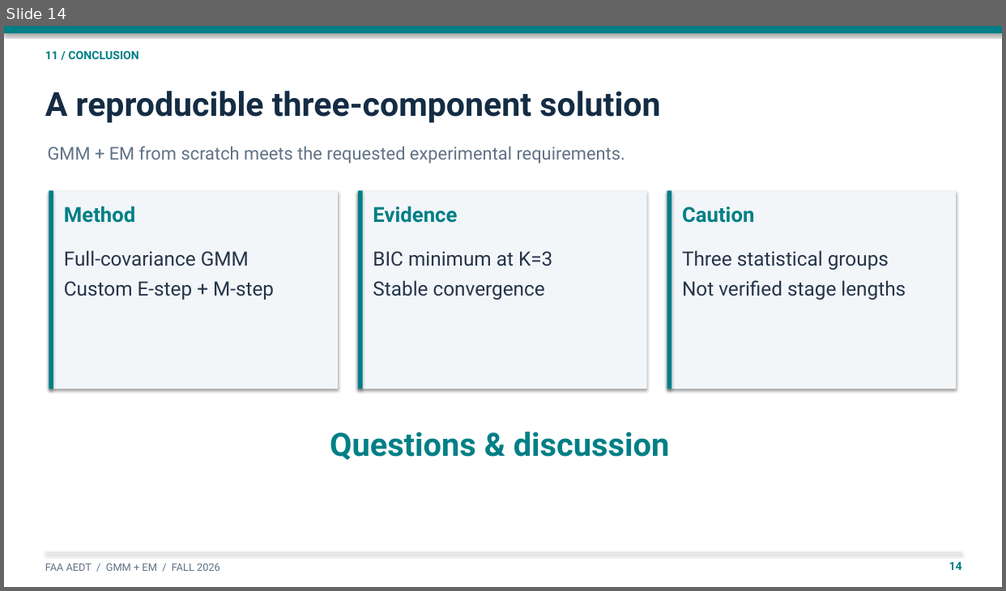
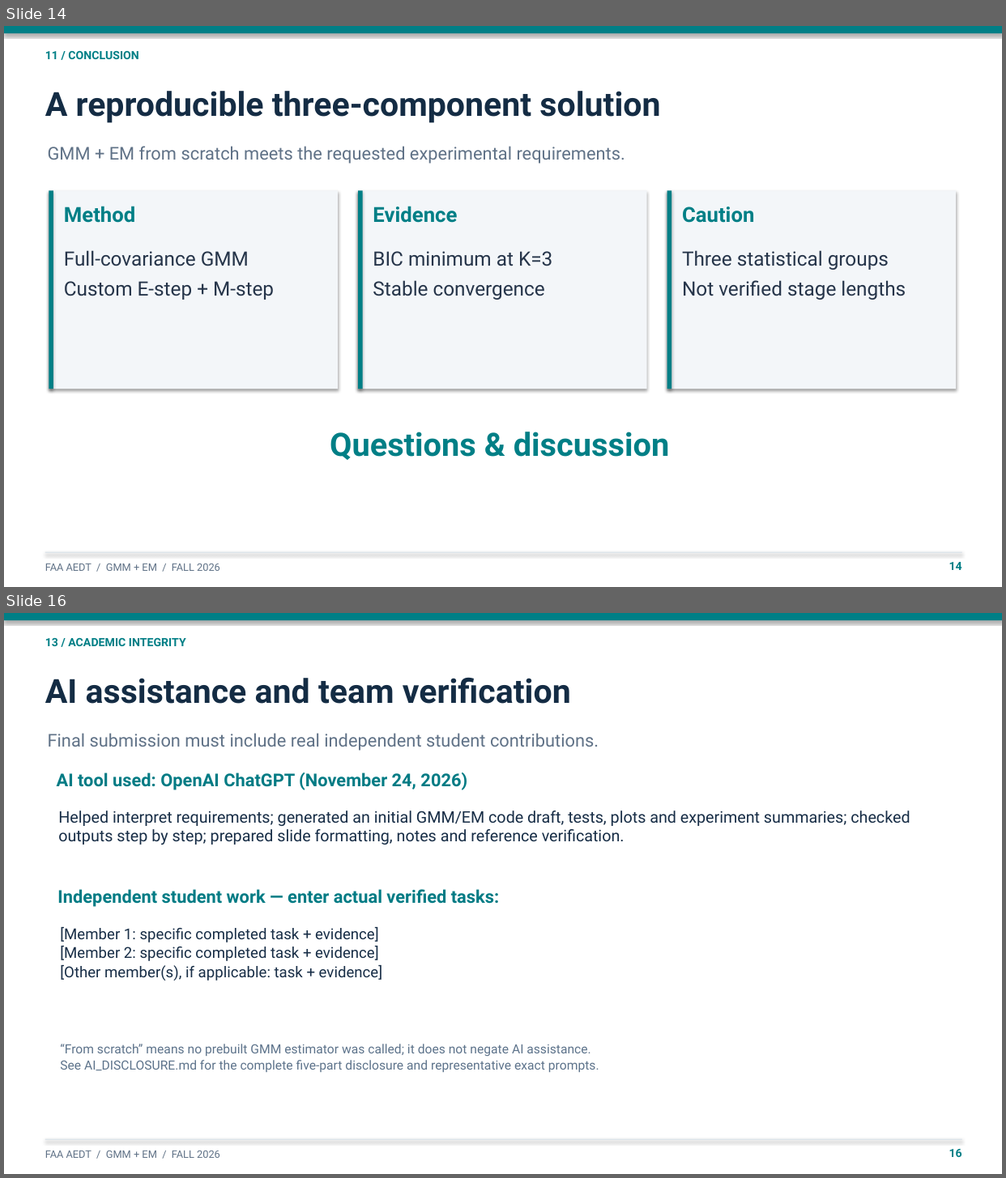
Before and after one commit to sayenooo/gmm-with-em-project, a slide deck: FAA_GMM_EM_presentation.pptx. Shown one above the other, each under a label of ours: slide 14 before the commit, slides 14 and 16 after it; the slides between them are not shown. The pictures are 1006x591 and 1006x1178 pixels, drawn with LibreOffice and Linux fonts; fonts in the diff are those of the drawing. Boxes give left, top, right and bottom in pixels: in the first picture for what was removed or moved away, otherwise in the second. Text is boxed around its words. In the diff, an @@ line names an element or a change of style, - is before the commit and + after.

Commit message:
docs: add verified academic sources and accurate AI disclosure
- Cite the EM paper, Bishop textbook, AIC/BIC originals and official FAA AEDT site
- Map reference claims to each part of the presentation and project
- Separate citations and AI disclosure into dedicated closing slides
- Include reproducible step-by-step validation instructions
- Preserve truthful project provenance and unfilled student work details
- Keep the 16-slide presentation timed to 15 minutes

```diff
--- a/FAA_GMM_EM_presentation.pptx
+++ b/FAA_GMM_EM_presentation.pptx
@@ slide 16 added at (4, 613, 1002, 1174), background #FFFFFF @@
@@ rectangle added at (4, 613, 1002, 620), fill #007F86 @@
@@ text added at (45, 638, 186, 646), 11 pt, text #007F86, bold @@
+13 / ACADEMIC INTEGRITY
@@ text added at (45, 677, 571, 704), 32 pt, text #142C44, bold @@
+AI assistance and team verification
@@ text added at (48, 733, 599, 751), 17 pt, text #607287 @@
+Final submission must include real independent student contributions.
@@ text added at (57, 773, 467, 790), 17 pt, text #007B84, bold @@
+AI tool used: OpenAI ChatGPT (November 24, 2026)
@@ text added at (58, 811, 910, 845), 15.4 pt, text #172D46 @@
+Helped interpret requirements; generated an initial GMM/EM code draft, tests, plots and experiment summaries; checked outputs step by step; prepared slide formatting, notes and reference verification.
@@ text added at (57, 889, 499, 907), 17 pt, text #007B84, bold @@
+Independent student work — enter actual verified tasks:
@@ text added at (60, 927, 383, 981), 14.5 pt, text #172D46 @@
+[Member 1: specific completed task + evidence]
+[Member 2: specific completed task + evidence]
+[Other member(s), if applicable: task + evidence]
@@ text added at (60, 1044, 599, 1072), 12.2 pt, text #5D738B @@
+“From scratch” means no prebuilt GMM estimator was called; it does not negate AI assistance.
+See AI_DISCLOSURE.md for the complete five-part disclosure and representative exact prompts.
@@ rectangle added at (45, 1139, 962, 1140), fill #DDE4EA @@
@@ text added at (45, 1151, 220, 1158), 10 pt, text #607287 @@
+FAA AEDT / GMM + EM / FALL 2026
@@ text added at (949, 1149, 962, 1157), 11 pt, text #007F86, bold @@
+16
```
Also in this commit, not shown: 8 slides changed, 1 other slide added, 1 slide removed, 5 other files.
